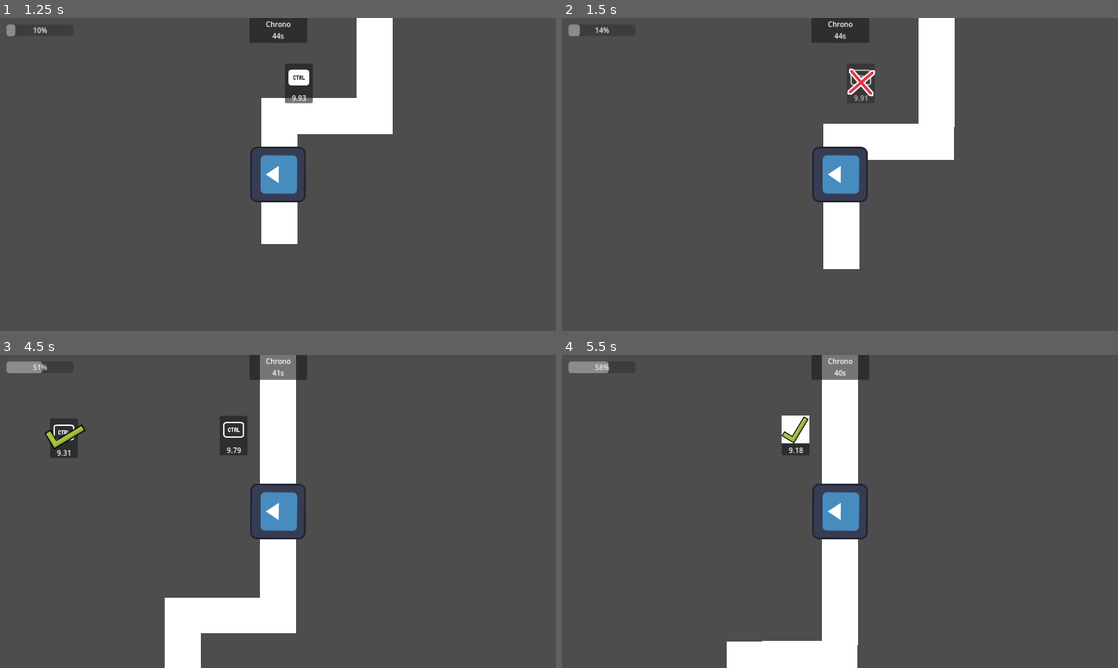
Above: before the commit, frames 1-4 (two rows, left to right).
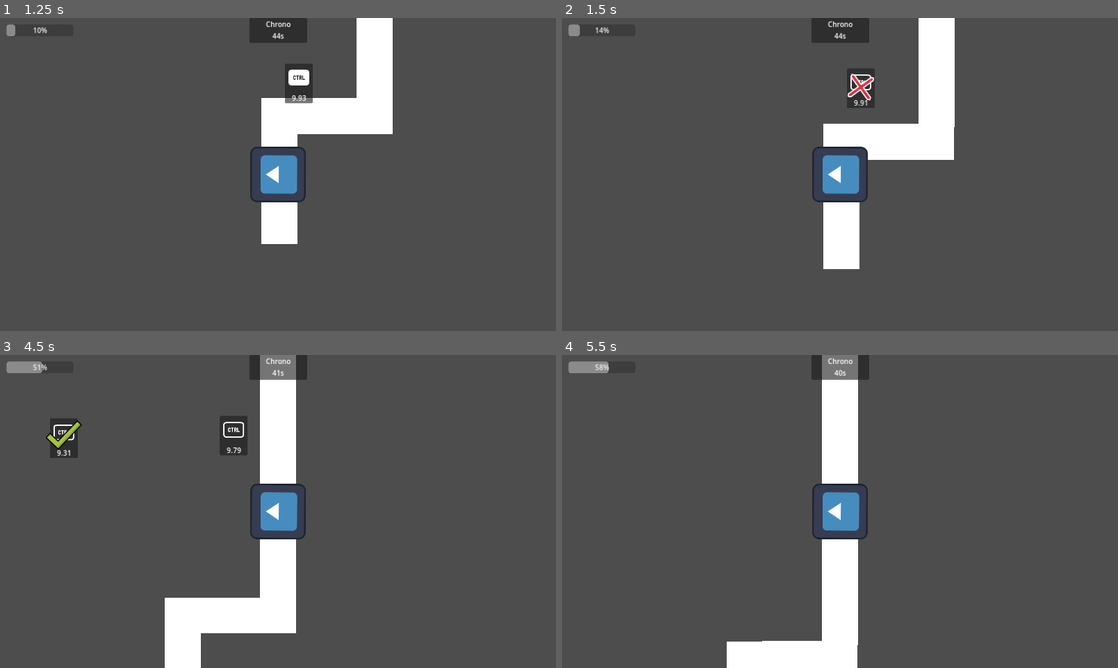
Above: after the commit, the same moments.

Repository: FiFolker/Mazespin
Game: Godot game, scene res://Scenes/menus/main_menu.tscn
Two runs of this game, one before a commit and one after it. Both use one fixed random seed, a clock stepped at 60 frames per second and the inputs below. The engine's default icon, where the game draws it, is replaced by a stand-in: a white triangle on a blue panel in a dark square.
Inputs:
- Up to frame 1 (1.25 s): click "Play" at 0.5 s
- Up to frame 2 (1.5 s): tap Enter at 1.25 s; hold Ctrl (current_qte) from 1.28 s (still down)
- Up to frame 3 (4.5 s): release Ctrl (current_qte) at 2.03 s; tap Ctrl (current_qte) at 2.1, 3.6 s; hold Ctrl (current_qte) 2.78-3.53 s; hold Ctrl (current_qte) from 4.28 s (still down)
- Up to frame 4 (5.5 s): release Ctrl (current_qte) at 5.03 s; tap Ctrl (current_qte) at 5.1 s

Frame 1 is identical in both runs. In frame 2, 0.4% of the frame differs, in the area x 51-57%, y 16-29%; in frame 3, 0.2%; in frame 4, 0.6%, in the area x 39-45%, y 19-32%.

Commit message:
change animation of error with a better one (imo)

Diff:
--- a/Scenes/qte/qte_display.tscn
+++ b/Scenes/qte/qte_display.tscn
@@ -46,7 +46,7 @@
 tracks/0/type = "value"
 tracks/0/imported = false
 tracks/0/enabled = true
-tracks/0/path = NodePath("Node2D/FlairCrossOutlined:position")
+tracks/0/path = NodePath("QTEPos/QTEDisplay/FlairCrossOutlined:position")
 tracks/0/interp = 1
 tracks/0/loop_wrap = true
 tracks/0/keys = {
@@ -58,7 +58,7 @@
 tracks/1/type = "value"
 tracks/1/imported = false
 tracks/1/enabled = true
-tracks/1/path = NodePath("Node2D/FlairCrossOutlined:scale")
+tracks/1/path = NodePath("QTEPos/QTEDisplay/FlairCrossOutlined:scale")
 tracks/1/interp = 1
 tracks/1/loop_wrap = true
 tracks/1/keys = {
@@ -70,7 +70,7 @@
 tracks/2/type = "value"
 tracks/2/imported = false
 tracks/2/enabled = true
-tracks/2/path = NodePath("Node2D/FlairCrossOutlined:rotation")
+tracks/2/path = NodePath("QTEPos/QTEDisplay/FlairCrossOutlined:rotation")
 tracks/2/interp = 1
 tracks/2/loop_wrap = true
 tracks/2/keys = {
@@ -82,7 +82,7 @@
 tracks/3/type = "value"
 tracks/3/imported = false
 tracks/3/enabled = true
-tracks/3/path = NodePath("Node2D/FlairCrossOutlined:self_modulate")
+tracks/3/path = NodePath("QTEPos/QTEDisplay/FlairCrossOutlined:self_modulate")
 tracks/3/interp = 1
 tracks/3/loop_wrap = true
 tracks/3/keys = {
@@ -94,7 +94,7 @@
 tracks/4/type = "value"
 tracks/4/imported = false
 tracks/4/enabled = true
-tracks/4/path = NodePath("QTEDisplay:modulate")
+tracks/4/path = NodePath("QTEPos/QTEDisplay:modulate")
 tracks/4/interp = 1
 tracks/4/loop_wrap = true
 tracks/4/keys = {
@@ -106,7 +106,7 @@
 tracks/5/type = "value"
 tracks/5/imported = false
 tracks/5/enabled = true
-tracks/5/path = NodePath("Node2D/Success:position")
+tracks/5/path = NodePath("QTEPos/QTEDisplay/Success:position")
 tracks/5/interp = 1
 tracks/5/loop_wrap = true
 tracks/5/keys = {
@@ -118,7 +118,7 @@
 tracks/6/type = "value"
 tracks/6/imported = false
 tracks/6/enabled = true
-tracks/6/path = NodePath("Node2D/Success:rotation")
+tracks/6/path = NodePath("QTEPos/QTEDisplay/Success:rotation")
 tracks/6/interp = 1
 tracks/6/loop_wrap = true
 tracks/6/keys = {
@@ -130,7 +130,7 @@
 tracks/7/type = "value"
 tracks/7/imported = false
 tracks/7/enabled = true
-tracks/7/path = NodePath("Node2D/Success:scale")
+tracks/7/path = NodePath("QTEPos/QTEDisplay/Success:scale")
 tracks/7/interp = 1
 tracks/7/loop_wrap = true
 tracks/7/keys = {
@@ -142,7 +142,7 @@
 tracks/8/type = "value"
 tracks/8/imported = false
 tracks/8/enabled = true
-tracks/8/path = NodePath("Node2D/Success:visible")
+tracks/8/path = NodePath("QTEPos/QTEDisplay/Success:visible")
 tracks/8/interp = 1
 tracks/8/loop_wrap = true
 tracks/8/keys = {
@@ -150,6 +150,42 @@
 "transitions": PackedFloat32Array(1),
 "update": 1,
 "values": [false]
+}
+tracks/9/type = "value"
+tracks/9/imported = false
+tracks/9/enabled = true
+tracks/9/path = NodePath("QTEPos/QTEDisplay:size")
+tracks/9/interp = 1
+tracks/9/loop_wrap = true
+tracks/9/keys = {
+"times": PackedFloat32Array(0),
+"transitions": PackedFloat32Array(1),
+"update": 0,
+"values": [Vector2(64, 91)]
+}
+tracks/10/type = "value"
+tracks/10/imported = false
+tracks/10/enabled = true
+tracks/10/path = NodePath("QTEPos/QTEDisplay:position")
+tracks/10/interp = 1
+tracks/10/loop_wrap = true
+tracks/10/keys = {
+"times": PackedFloat32Array(0),
+"transitions": PackedFloat32Array(1),
+"update": 0,
+"values": [Vector2(0, 0)]
+}
+tracks/11/type = "value"
+tracks/11/imported = false
+tracks/11/enabled = true
+tracks/11/path = NodePath("QTEPos/QTEDisplay:rotation")
+tracks/11/interp = 1
+tracks/11/loop_wrap = true
+tracks/11/keys = {
+"times": PackedFloat32Array(0),
+"transitions": PackedFloat32Array(1),
+"update": 0,
+"values": [0.0]
 }
 
 [sub_resource type="Animation" id="Animation_1daxm"]
@@ -158,7 +194,7 @@
 tracks/0/type = "value"
 tracks/0/imported = false
 tracks/0/enabled = true
-tracks/0/path = NodePath("Node2D/FlairCrossOutlined:visible")
+tracks/0/path = NodePath("QTEPos/QTEDisplay/FlairCrossOutlined:visible")
 tracks/0/interp = 1
 tracks/0/loop_wrap = true
 tracks/0/keys = {
@@ -170,19 +206,19 @@
 tracks/1/type = "value"
 tracks/1/imported = false
 tracks/1/enabled = true
-tracks/1/path = NodePath("Node2D/FlairCrossOutlined:position")
+tracks/1/path = NodePath("QTEPos/QTEDisplay/FlairCrossOutlined:position")
 tracks/1/interp = 1
 tracks/1/loop_wrap = true
 tracks/1/keys = {
-"times": PackedFloat32Array(0, 0.5, 1.3),
-"transitions": PackedFloat32Array(1, 0.241485, 0.153893),
-"update": 0,
-"values": [Vector2(35, 43), Vector2(32, 43), Vector2(32, 192)]
+"times": PackedFloat32Array(0, 0.5),
+"transitions": PackedFloat32Array(1, 0.241485),
+"update": 0,
+"values": [Vector2(35, 43), Vector2(32, 43)]
 }
 tracks/2/type = "value"
 tracks/2/imported = false
 tracks/2/enabled = true
-tracks/2/path = NodePath("Node2D/FlairCrossOutlined:scale")
+tracks/2/path = NodePath("QTEPos/QTEDisplay/FlairCrossOutlined:scale")
 tracks/2/interp = 1
 tracks/2/loop_wrap = true
 tracks/2/keys = {
@@ -194,7 +230,7 @@
 tracks/3/type = "value"
 tracks/3/imported = false
 tracks/3/enabled = true
-tracks/3/path = NodePath("Node2D/FlairCrossOutlined:rotation")
+tracks/3/path = NodePath("QTEPos/QTEDisplay/FlairCrossOutlined:rotation")
 tracks/3/interp = 1
 tracks/3/loop_wrap = true
 tracks/3/keys = {
@@ -206,7 +242,7 @@
 tracks/4/type = "value"
 tracks/4/imported = false
 tracks/4/enabled = true
-tracks/4/path = NodePath("Node2D/FlairCrossOutlined:self_modulate")
+tracks/4/path = NodePath("QTEPos/QTEDisplay/FlairCrossOutlined:self_modulate")
 tracks/4/interp = 1
 tracks/4/loop_wrap = true
 tracks/4/keys = {
@@ -218,14 +254,50 @@
 tracks/5/type = "value"
 tracks/5/imported = false
 tracks/5/enabled = true
-tracks/5/path = NodePath("QTEDisplay:modulate")
+tracks/5/path = NodePath("QTEPos/QTEDisplay:modulate")
 tracks/5/interp = 1
 tracks/5/loop_wrap = true
 tracks/5/keys = {
-"times": PackedFloat32Array(0, 1.3),
+"times": PackedFloat32Array(0, 0.5, 1.3),
+"transitions": PackedFloat32Array(1, 1, 1),
+"update": 0,
+"values": [Color(1, 1, 1, 1), Color(1, 1, 1, 1), Color(1, 1, 1, 0)]
+}
+tracks/6/type = "value"
+tracks/6/imported = false
+tracks/6/enabled = true
+tracks/6/path = NodePath("QTEPos/QTEDisplay:size")
+tracks/6/interp = 1
+tracks/6/loop_wrap = true
+tracks/6/keys = {
+"times": PackedFloat32Array(0.5),
+"transitions": PackedFloat32Array(1),
+"update": 0,
+"values": [Vector2(64, 91)]
+}
+tracks/7/type = "value"
+tracks/7/imported = false
+tracks/7/enabled = true
+tracks/7/path = NodePath("QTEPos/QTEDisplay:position")
+tracks/7/interp = 1
+tracks/7/loop_wrap = true
+tracks/7/keys = {
+"times": PackedFloat32Array(0.5, 1.3),
+"transitions": PackedFloat32Array(1, 0.153),
+"update": 0,
+"values": [Vector2(0, 0), Vector2(0, 215)]
+}
+tracks/8/type = "value"
+tracks/8/imported = false
+tracks/8/enabled = true
+tracks/8/path = NodePath("QTEPos/QTEDisplay:rotation")
+tracks/8/interp = 1
+tracks/8/loop_wrap = true
+tracks/8/keys = {
+"times": PackedFloat32Array(0.5, 1.3),
 "transitions": PackedFloat32Array(1, 1),
 "update": 0,
-"values": [Color(1, 1, 1, 1), Color(1, 1, 1, 0)]
+"values": [0.0, 0.0]
 }
 
 [sub_resource type="Animation" id="Animation_cvr36"]
@@ -234,7 +306,7 @@
 tracks/0/type = "value"
 tracks/0/imported = false
 tracks/0/enabled = true
-tracks/0/path = NodePath("Node2D/Success:position")
+tracks/0/path = NodePath("QTEPos/QTEDisplay/Success:position")
 tracks/0/interp = 1
 tracks/0/loop_wrap = true
 tracks/0/keys = {
@@ -246,7 +318,7 @@
 tracks/1/type = "value"
 tracks/1/imported = false
 tracks/1/enabled = true
-tracks/1/path = NodePath("Node2D/Success:rotation")
+tracks/1/path = NodePath("QTEPos/QTEDisplay/Success:rotation")
 tracks/1/interp = 1
 tracks/1/loop_wrap = true
 tracks/1/keys = {
@@ -258,7 +330,7 @@
 tracks/2/type = "value"
 tracks/2/imported = false
 tracks/2/enabled = true
-tracks/2/path = NodePath("Node2D/Success:scale")
+tracks/2/path = NodePath("QTEPos/QTEDisplay/Success:scale")
 tracks/2/interp = 1
 tracks/2/loop_wrap = true
 tracks/2/keys = {
@@ -270,7 +342,7 @@
 tracks/3/type = "value"
 tracks/3/imported = false
 tracks/3/enabled = true
-tracks/3/path = NodePath("Node2D/Success:visible")
+tracks/3/path = NodePath("QTEPos/QTEDisplay/Success:visible")
 tracks/3/interp = 1
 tracks/3/loop_wrap = true
 tracks/3/keys = {
@@ -290,12 +362,18 @@
 [node name="CanvasLayer" type="CanvasLayer"]
 script = ExtResource("1_5d4bg")
 
-[node name="QTEDisplay" type="PanelContainer" parent="."]
+[node name="QTEPos" type="Control" parent="."]
+layout_mode = 3
+anchors_preset = 0
+offset_right = 40.0
+offset_bottom = 40.0
+
+[node name="QTEDisplay" type="PanelContainer" parent="QTEPos"]
 custom_minimum_size = Vector2(64, 91)
-offset_right = 1.0
-offset_bottom = 54.0
-
-[node name="GPUParticles2D" type="GPUParticles2D" parent="QTEDisplay"]
+offset_right = 64.0
+offset_bottom = 91.0
+
+[node name="GPUParticles2D" type="GPUParticles2D" parent="QTEPos/QTEDisplay"]
 visible = false
 emitting = false
 amount = 40
@@ -305,43 +383,42 @@
 preprocess = 15.0
 visibility_rect = Rect2(0, 0, 64, 90)
 
-[node name="VBoxContainer" type="VBoxContainer" parent="QTEDisplay"]
+[node name="VBoxContainer" type="VBoxContainer" parent="QTEPos/QTEDisplay"]
 layout_mode = 2
 
-[node name="KeyPngAnimated" type="TextureRect" parent="QTEDisplay/VBoxContainer"]
+[node name="KeyPngAnimated" type="TextureRect" parent="QTEPos/QTEDisplay/VBoxContainer"]
 unique_name_in_owner = true
 layout_mode = 2
 
-[node name="KeyInfo" type="Label" parent="QTEDisplay/VBoxContainer"]
+[node name="KeyInfo" type="Label" parent="QTEPos/QTEDisplay/VBoxContainer"]
 unique_name_in_owner = true
 visible = false
 layout_mode = 2
 horizontal_alignment = 1
 vertical_alignment = 1
 
-[node name="RemainingTime" type="Label" parent="QTEDisplay/VBoxContainer"]
+[node name="RemainingTime" type="Label" parent="QTEPos/QTEDisplay/VBoxContainer"]
 unique_name_in_owner = true
 layout_mode = 2
 horizontal_alignment = 1
 vertical_alignment = 1
 
-[node name="AnimationPlayer" type="AnimationPlayer" parent="."]
-libraries = {
-"": SubResource("AnimationLibrary_xh58b")
-}
-speed_scale = 2.0
-
-[node name="Node2D" type="Node2D" parent="."]
-
-[node name="Success" type="Sprite2D" parent="Node2D"]
-visible = false
-position = Vector2(32, 46)
-scale = Vector2(1.71875, 1.71875)
-texture = ExtResource("4_yx7ar")
-
-[node name="FlairCrossOutlined" type="Sprite2D" parent="Node2D"]
+[node name="FlairCrossOutlined" type="Sprite2D" parent="QTEPos/QTEDisplay"]
 self_modulate = Color(1, 1, 1, 0)
 position = Vector2(32, 44)
 rotation = 0.523599
 scale = Vector2(1.85938, 1.85938)
 texture = ExtResource("3_oqvoq")
+
+[node name="Success" type="Sprite2D" parent="QTEPos/QTEDisplay"]
+visible = false
+position = Vector2(32, 46)
+scale = Vector2(1.71875, 1.71875)
+texture = ExtResource("4_yx7ar")
+
+[node name="AnimationPlayer" type="AnimationPlayer" parent="."]
+libraries = {
+"": SubResource("AnimationLibrary_xh58b")
+}
+autoplay = "RESET"
+speed_scale = 2.5
--- a/Scripts/qte/qte_display.gd
+++ b/Scripts/qte/qte_display.gd
@@ -3,10 +3,9 @@
 
 @onready var key_info : Label = %KeyInfo
 @onready var remaining_time : Label = %RemainingTime
-@onready var qte_display : PanelContainer = $QTEDisplay
 @onready var key_png_animated = %KeyPngAnimated
 @onready var animation_player = $AnimationPlayer
-@onready var anim_place = $Node2D
+@onready var qte_pos = $QTEPos
 
 @export var duration_between_frames : float = 0.25
 
@@ -20,7 +19,7 @@
 	timer = timer_ref
 
 func _ready():
-	qte_display.position = Vector2(randf_range(0, get_viewport().size.x - security_margin), randf_range(0, get_viewport().size.y/2))
+	qte_pos.position = Vector2(randf_range(0, get_viewport().size.x - security_margin), randf_range(0, get_viewport().size.y/2))
 
 	var textures : Array[Texture2D] = get_textures()
 
@@ -56,13 +55,11 @@
 		remaining_time.text = str(timer.time_left).pad_decimals(2)
 
 func error_animation() -> void:
-	anim_place.position = qte_display.position
 	animation_player.play("fail")
 	await animation_player.animation_finished
 	queue_free()
 
 func success_animation() -> void:
-	anim_place.position = qte_display.position
 	animation_player.play("success")
 	await animation_player.animation_finished
 	queue_free()
